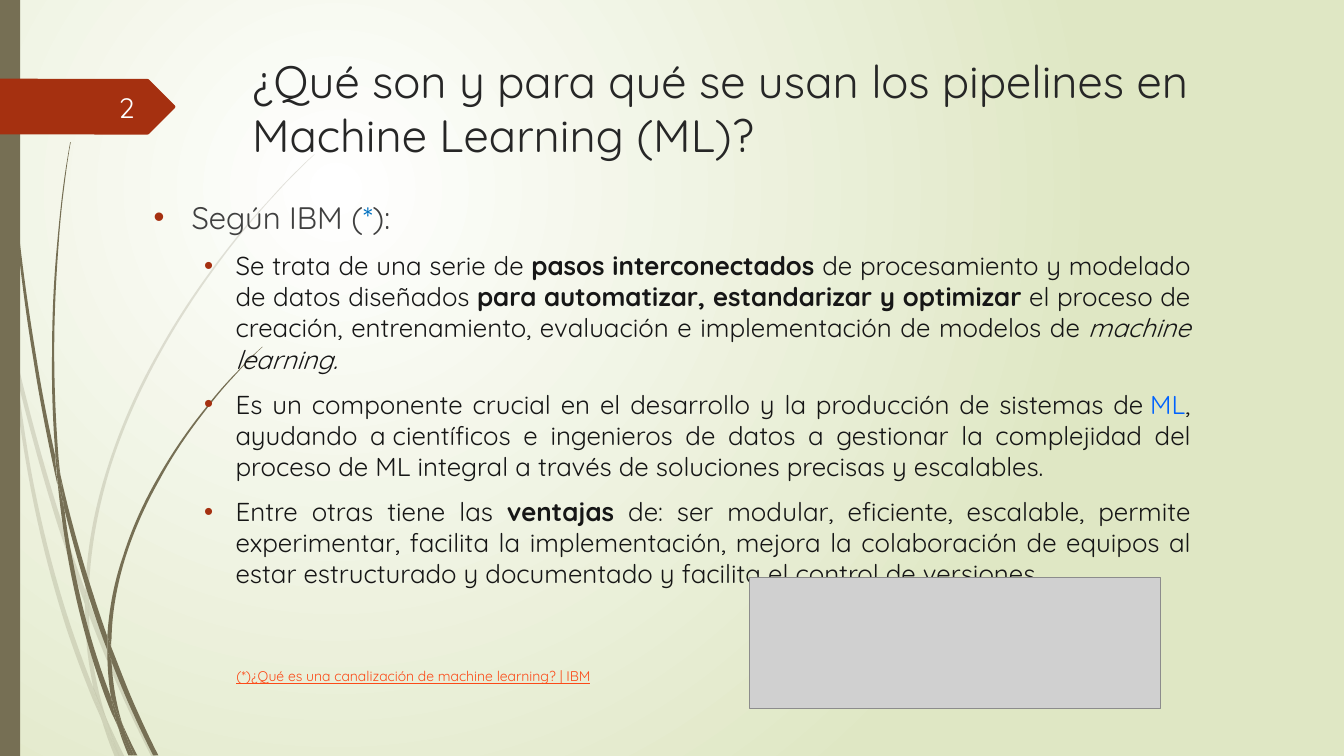
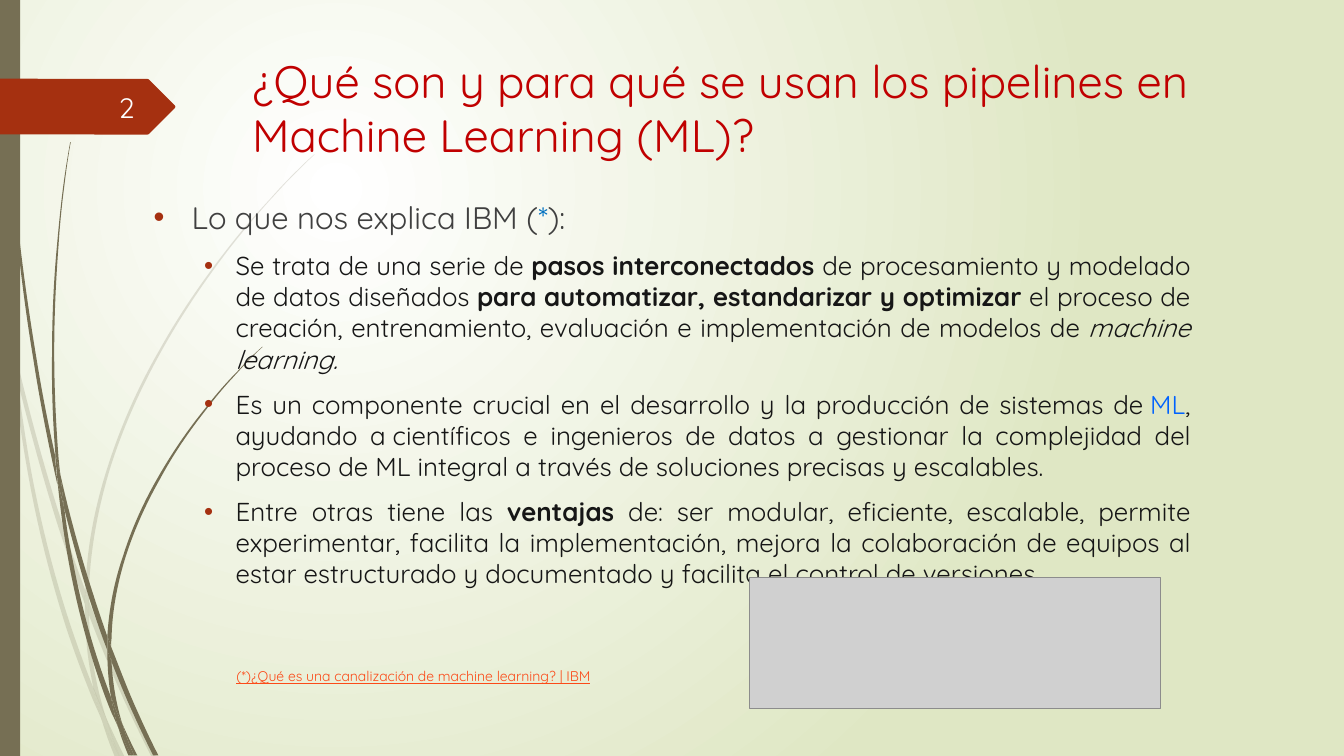
Before and after one commit to somm14/Pipelines_practica, a slide deck: slide 2 of Presentación_PIPELINES.pptx. Drawn at 1344x756 pixels with LibreOffice and Linux fonts; fonts in the diff are those of the drawing; grey boxes stand for pictures. Boxes give left, top, right and bottom in pixels: in the first picture for what was removed or moved away, otherwise in the second. Text is boxed around its words. In the diff, an @@ line names an element or a change of style, - is before the commit and + after.

```diff
--- a/Presentación_PIPELINES.pptx
+++ b/Presentación_PIPELINES.pptx
@@ title "¿Qué son y para qué ..." at (x1=252, y1=64, x2=1188, y2=161): text colour #262626 to #C00000 @@
@@ text at (x1=192, y1=206, x2=518, y2=235): text changed @@
-• Según IBM (*):
+• Lo que nos explica IBM (*):
```
Also in this commit, not shown: 5 other slides changed, 3 slides added, 1 slide removed.
